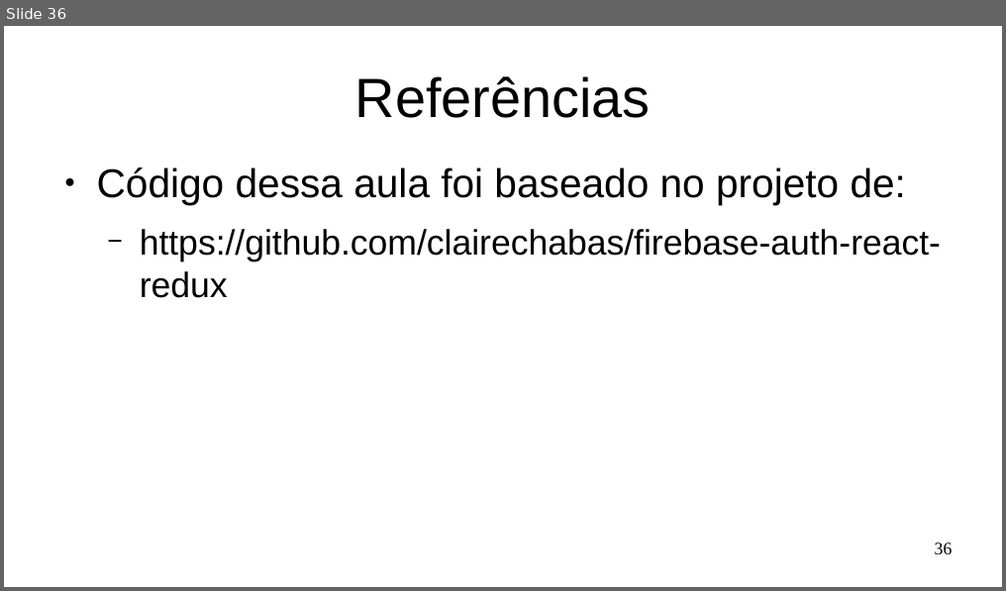
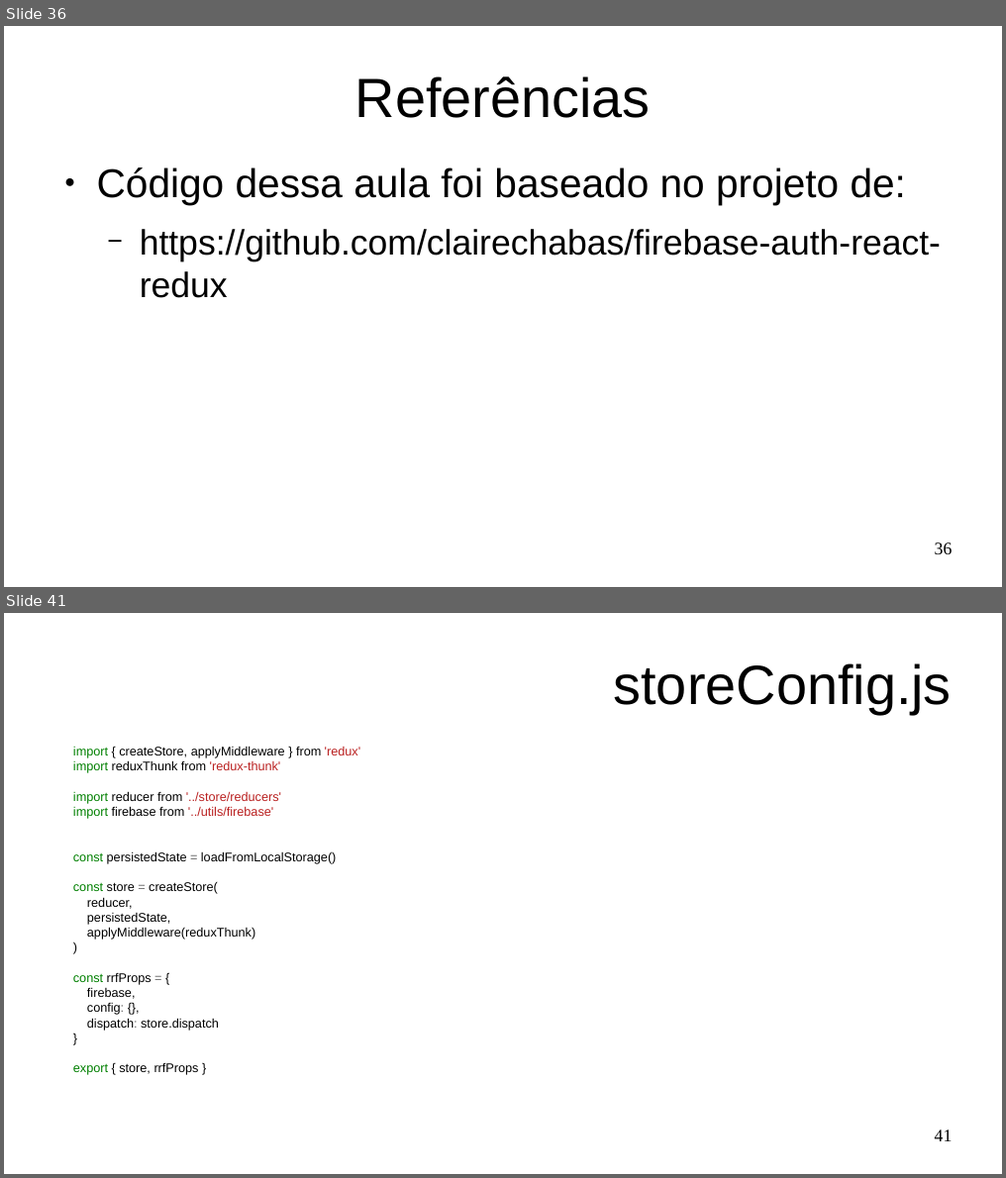
Before and after one commit to Marques-Dev/WEB_2020-1, a slide deck: SLIDES/aula09-redux-firebase-auth.odp. Shown one above the other, each under a label of ours: slide 36 before the commit, slides 36 and 41 after it; the slides between them are not shown. The pictures are 1006x591 and 1006x1178 pixels, drawn with LibreOffice and Linux fonts; fonts in the diff are those of the drawing. Boxes give left, top, right and bottom in pixels: in the first picture for what was removed or moved away, otherwise in the second. Text is boxed around its words. In the diff, an @@ line names an element or a change of style, - is before the commit and + after.

```diff
--- a/SLIDES/aula09-redux-firebase-auth.odp
+++ b/SLIDES/aula09-redux-firebase-auth.odp
@@ slide 41 added at bbox=[4, 613, 1002, 1174], background #FFFFFF @@
@@ title added at bbox=[614, 663, 951, 714], 44 pt, text #000000 @@
+storeConfig.js
@@ text added at bbox=[73, 746, 361, 1075], 10 pt, text #000000 @@
+import { createStore, applyMiddleware } from 'redux'
+import reduxThunk from 'redux-thunk'
+import reducer from '../store/reducers'
+import firebase from '../utils/firebase'
+const persistedState = loadFromLocalStorage()
+const store = createStore(
+reducer,
+persistedState,
+applyMiddleware(reduxThunk)
+)
+const rrfProps = {
+firebase,
+config: {},
+dispatch: store.dispatch
+}
+export { store, rrfProps }
@@ page number added at bbox=[935, 1130, 952, 1142], 14 pt, text #000000 @@
+41
```
Also in this commit, not shown: 13 other slides added, 1 other file.
